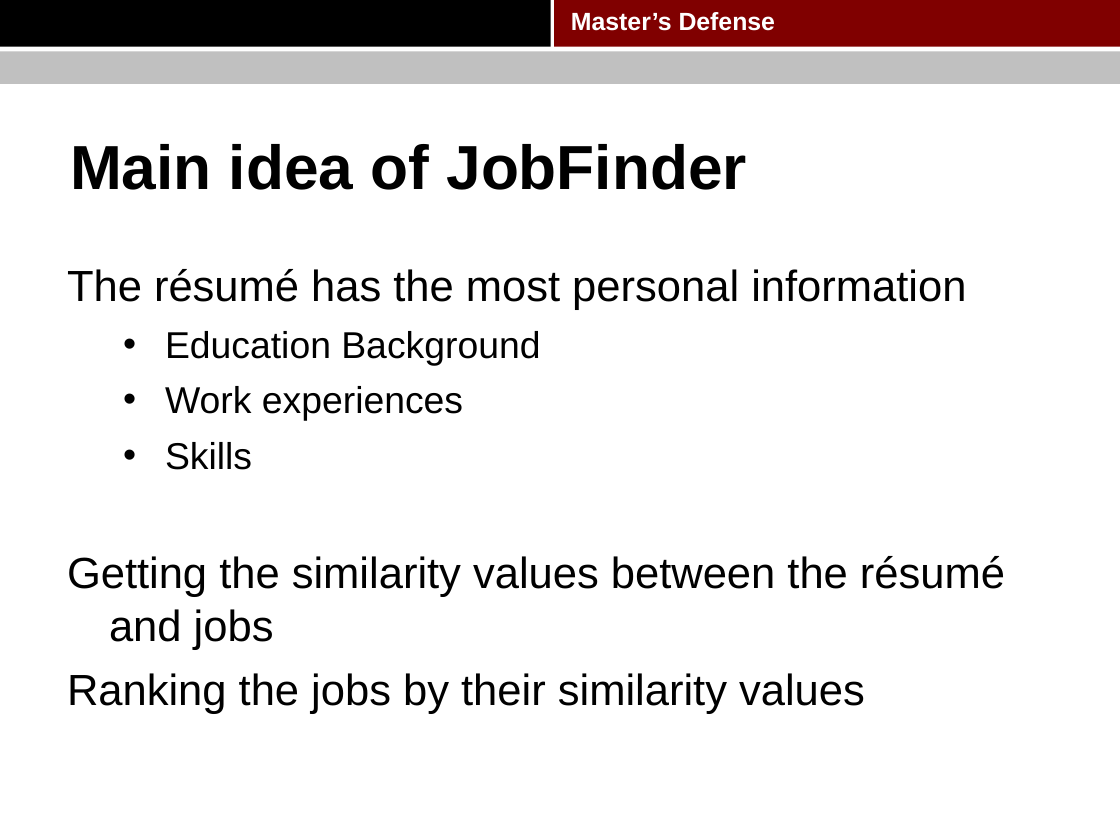
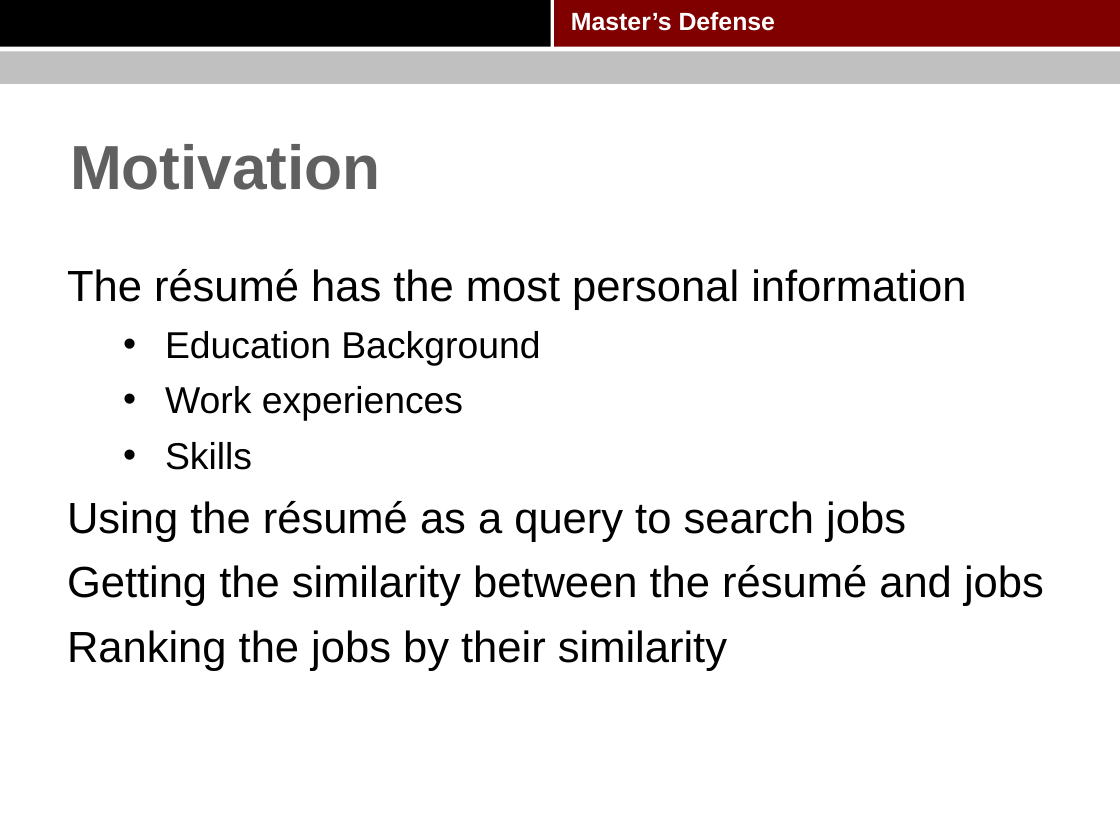
Before and after one commit to pkushiqiang/thesis, a slide deck: slide 5 of media/Master's thesis.pptx. Drawn at 1120x840 pixels with LibreOffice and Linux fonts; fonts in the diff are those of the drawing; background and template pictures are left out. Boxes give left, top, right and bottom in pixels: in the first picture for what was removed or moved away, otherwise in the second. Text is boxed around its words. In the diff, an @@ line names an element or a change of style, - is before the commit and + after.

```diff
--- a/media/Master's thesis.pptx
+++ b/media/Master's thesis.pptx
@@ title at bbox=[70, 144, 381, 190]: text changed; text colour #000000 to #606060 @@
-Main idea of JobFinder
+Motivation
@@ text at bbox=[67, 501, 1044, 671]: text changed @@
-Getting the similarity values between the résumé and jobs
-Ranking the jobs by their similarity values
+Using the résumé as a query to search jobs
+Getting the similarity between the résumé and jobs
+Ranking the jobs by their similarity
```
Also in this commit, not shown: 68 other slides changed, 3 slides added.
